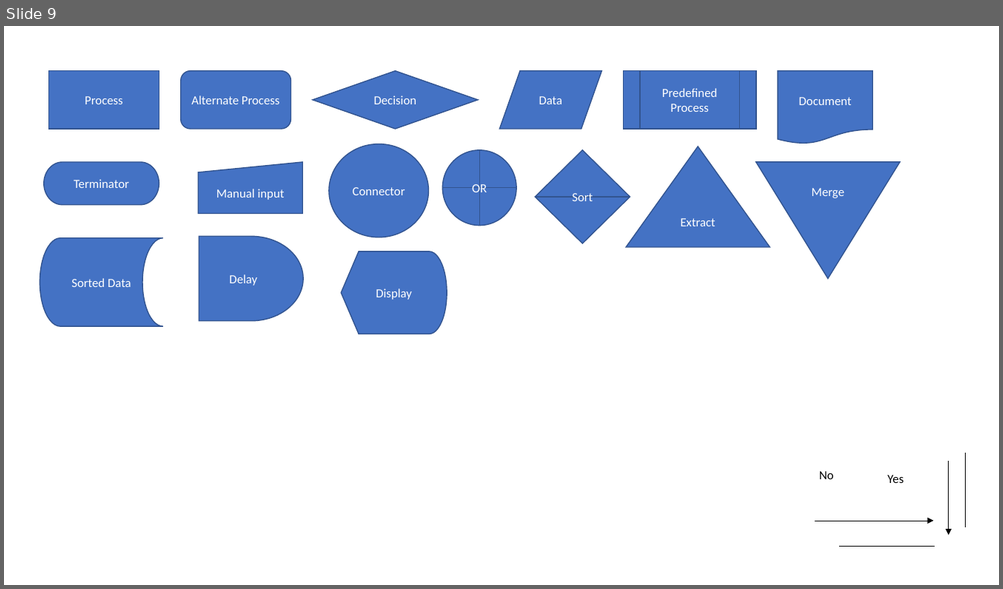
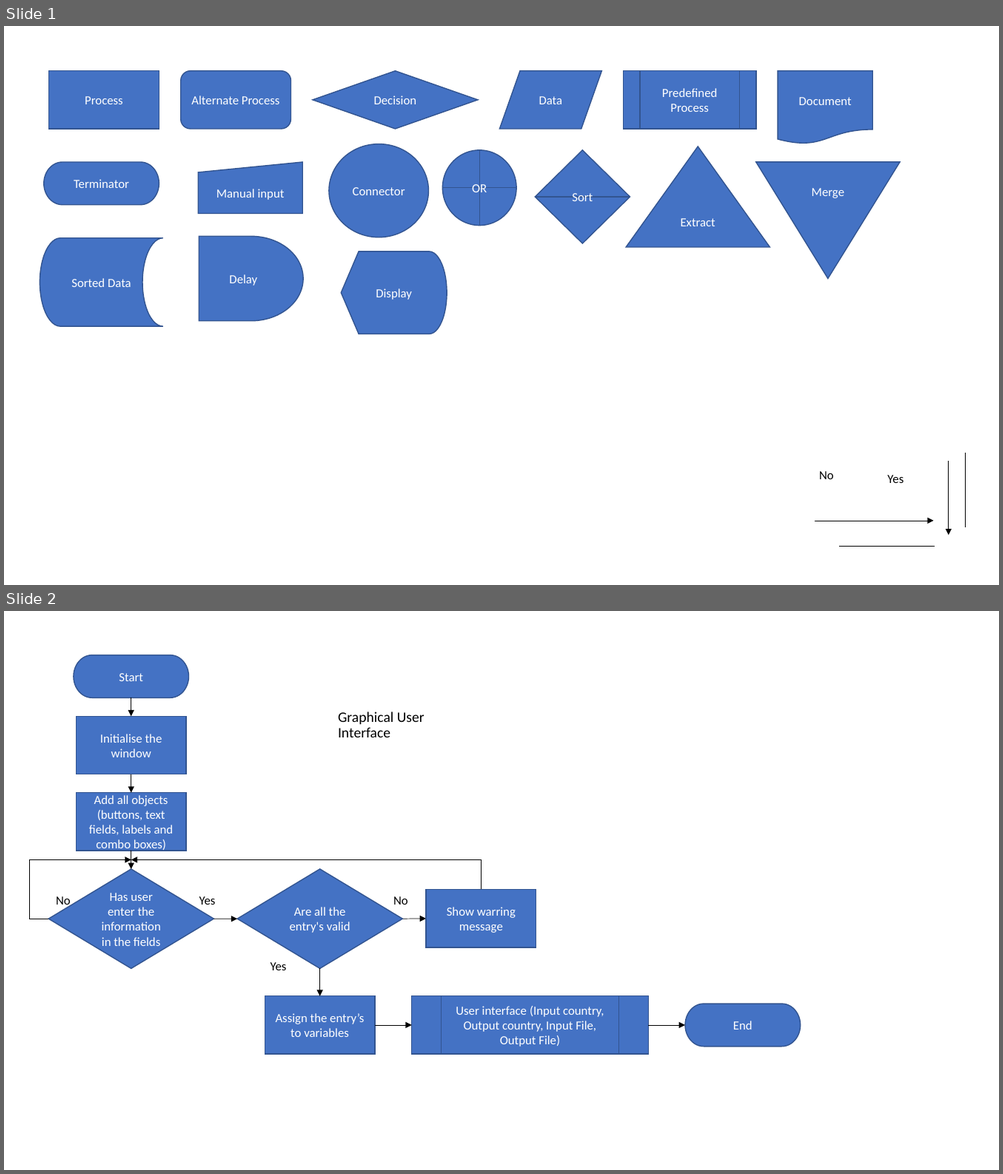
Before and after one commit to bmpernot/java-text-localiser, a slide deck: Flowchart.pptx. Shown one above the other, each under a label of ours: slide 9 before the commit, slides 1 and 2 after it. The pictures are 1003x589 and 1003x1174 pixels, drawn with LibreOffice and Linux fonts; fonts in the diff are those of the drawing. Boxes give left, top, right and bottom in pixels: in the first picture for what was removed or moved away, otherwise in the second. Text is boxed around its words. In the diff, an @@ line names an element or a change of style, - is before the commit and + after.

```diff
--- a/Flowchart.pptx
+++ b/Flowchart.pptx
@@ slide 2 added at [4, 611, 999, 1170], background #FFFFFF @@
@@ pill shape added at [74, 655, 188, 698], fill #4472C4, outline #325491 1 pt, 12 pt, text #FFFFFF @@
+Start
@@ arrow added from (131, 698) to (131, 716), #000000 0.5 pt @@
@@ rectangle added at [77, 716, 187, 775], fill #4472C4, outline #325491 1 pt, 12 pt, text #FFFFFF @@
+Initialise the window
@@ title added at [338, 712, 424, 738], 14 pt, text #000000 @@
+Graphical User Interface
@@ arrow added from (131, 775) to (131, 793), #000000 0.5 pt @@
@@ rectangle added at [77, 793, 187, 851], fill #4472C4, outline #325491 1 pt, 12 pt, text #FFFFFF @@
+Add all objects (buttons, text fields, labels and combo boxes)
@@ arrow added from (131, 851) to (131, 869), #000000 0.5 pt @@
@@ line added from (29, 860) to (29, 919), #000000 0.5 pt @@
@@ arrow added from (29, 860) to (131, 860), #000000 0.5 pt @@
@@ diamond added at [48, 869, 213, 968], fill #4472C4, outline #325491 1 pt, 12 pt, text #FFFFFF @@
+Has user enter the information in the fields
@@ arrow added from (481, 860) to (131, 860), #000000 0.5 pt @@
@@ diamond added at [238, 869, 402, 968], fill #4472C4, outline #325491 1 pt, 12 pt, text #FFFFFF @@
+Are all the entry's valid
@@ line added from (481, 860) to (481, 890), #000000 0.5 pt @@
@@ text added at [56, 897, 71, 908], 12 pt, text #000000 @@
+No
@@ text added at [199, 897, 216, 905], 12 pt, text #000000 @@
+Yes
@@ text added at [393, 897, 408, 905], 12 pt, text #000000 @@
+No
@@ rectangle added at [427, 890, 537, 948], fill #4472C4, outline #325491 1 pt, 12 pt, text #FFFFFF @@
+Show warring message
@@ line added from (29, 919) to (48, 919), #000000 0.5 pt @@
@@ arrow added from (213, 919) to (238, 919), #000000 0.5 pt @@
@@ arrow added from (402, 919) to (427, 919), #000000 0.5 pt @@
@@ text added at [270, 963, 287, 971], 12 pt, text #000000 @@
+Yes
@@ arrow added from (319, 969) to (319, 997), #000000 0.5 pt @@
@@ rectangle added at [265, 997, 375, 1055], fill #4472C4, outline #325491 1 pt, 12 pt, text #FFFFFF @@
+Assign the entry’s to variables
@@ flow chart predefined process added at [412, 997, 648, 1055], fill #4472C4, outline #325491 1 pt, 12 pt, text #FFFFFF @@
+User interface (Input country, Output country, Input File, Output File)
@@ pill shape added at [686, 1004, 800, 1047], fill #4472C4, outline #325491 1 pt, 12 pt, text #FFFFFF @@
+End
@@ arrow added from (375, 1025) to (412, 1025), #000000 0.5 pt @@
@@ arrow added from (648, 1025) to (686, 1025), #000000 0.5 pt @@
@@ what was slide 9 is now slide 1 @@
```
Also in this commit, not shown: 2 slides changed, 2 other files.
